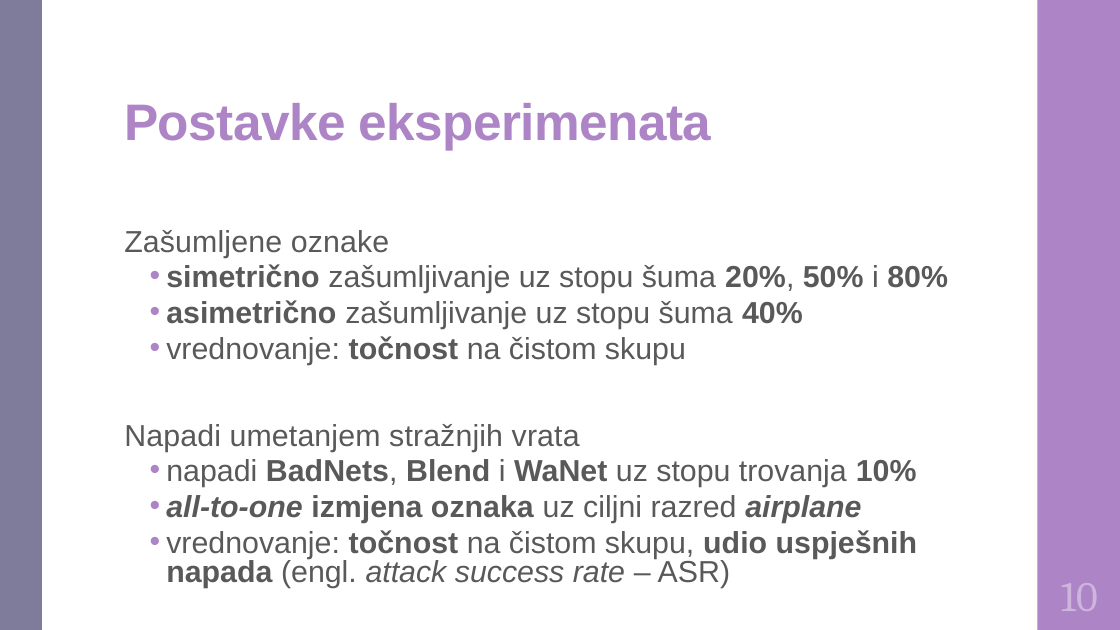
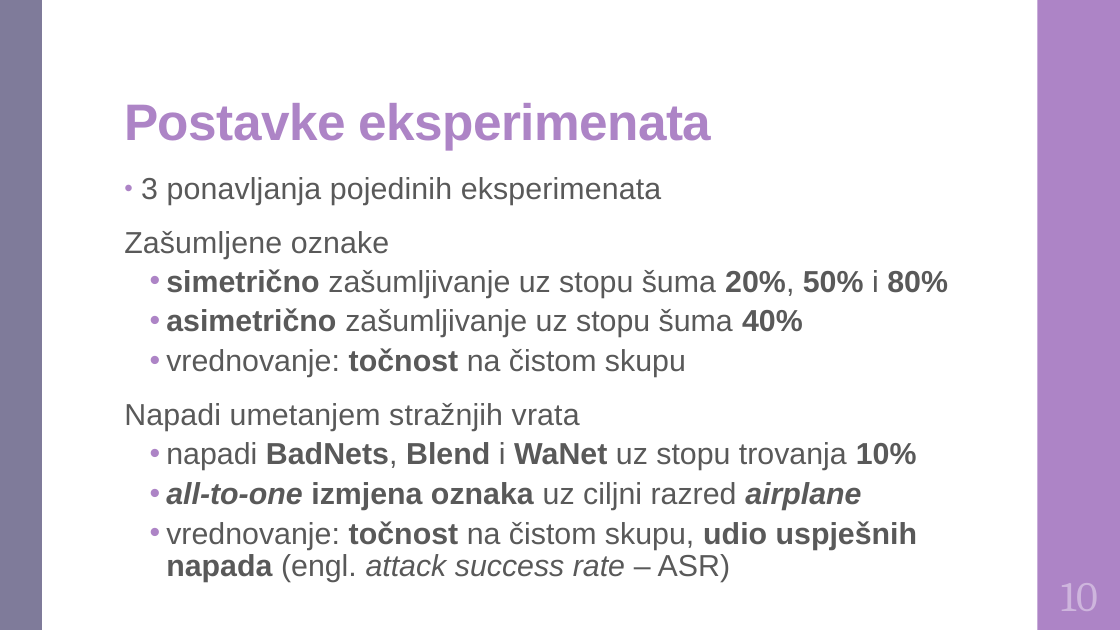
Before and after one commit to DomJamb/Diplomski-Rad-Doku, a slide deck: slide 13 of Prezentacija/Varijacijsko učenje na zašumljenim oznakama.pptx. Drawn at 1120x630 pixels with LibreOffice and Linux fonts; fonts in the diff are those of the drawing. Boxes give left, top, right and bottom in pixels: in the first picture for what was removed or moved away, otherwise in the second. Text is boxed around its words. In the diff, an @@ line names an element or a change of style, - is before the commit and + after.

```diff
--- a/Prezentacija/Varijacijsko učenje na zašumljenim oznakama.pptx
+++ b/Prezentacija/Varijacijsko učenje na zašumljenim oznakama.pptx
@@ text at (x1=141, y1=177, x2=661, y2=205): paragraph added @@
+• 3 ponavljanja pojedinih eksperimenata
@@ text at (x1=124, y1=231, x2=948, y2=582): line spacing 0.85 to 0.95; line spacing 0.8 to 0.9 @@
```
Also in this commit, not shown: 3 other slides changed, 1 other file.
